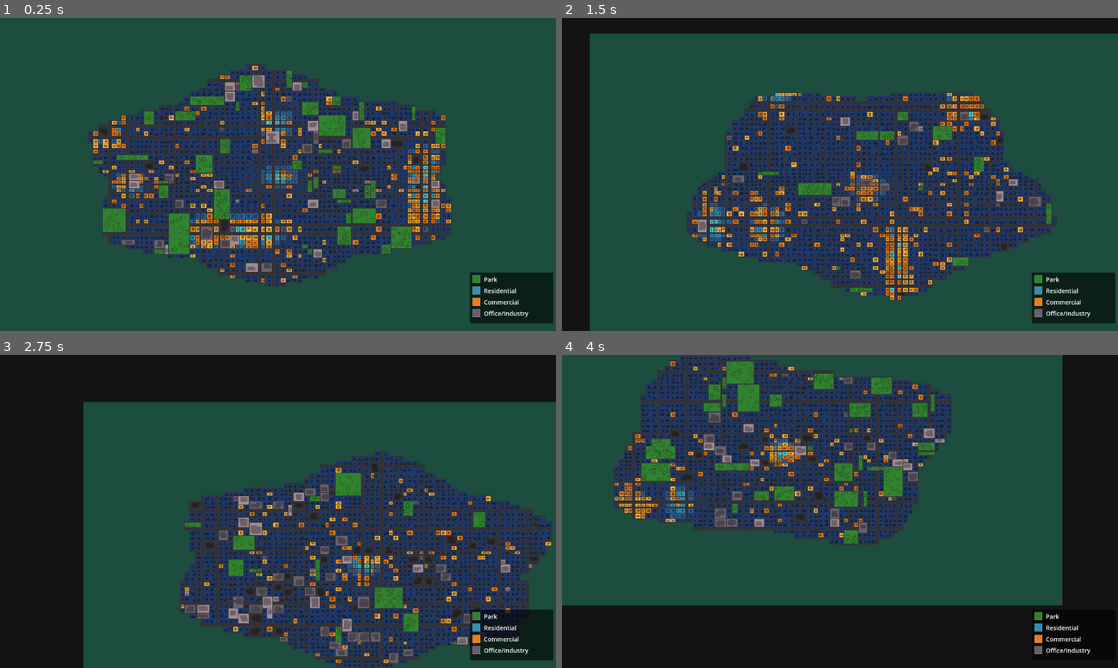
Above: before the commit, frames 1-4 (two rows, left to right).
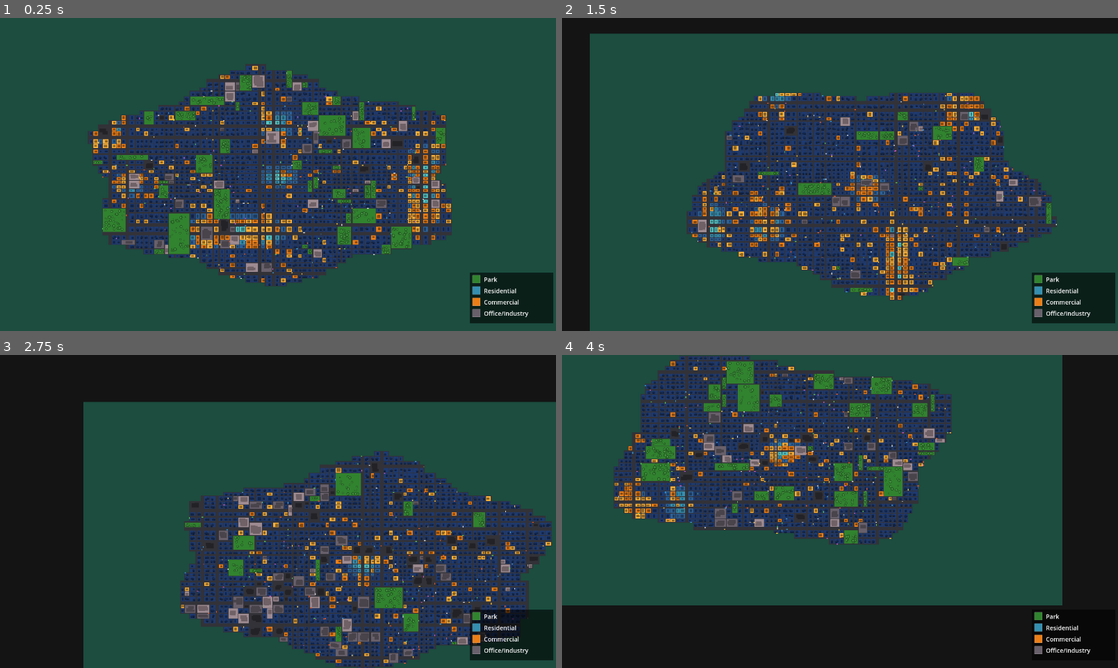
Above: after the commit, the same moments.

Repository: estebanm123/transit
Game: Godot game, scene res://Main.tscn
The game is run twice, just before and just after one commit, with the same random seed, the same clock (stepped at 60 frames per second) and the same inputs.
Inputs (mouse positions are in pixels of both pictures, inside the frame that each line leads up to):
- Up to frame 1 (0.25 s): no input
- Up to frame 2 (1.5 s): tap Enter at 0.5 s; move the mouse to (962, 158) at 0.52 s; tap R at 0.6 s; click (962, 158) at 0.67 s; drag from (728, 190) to (812, 237) at 1.27 s
- Up to frame 3 (2.75 s): move the mouse to (333, 442) at 2.02 s; tap R at 2.1 s; click (333, 442) at 2.17 s
- Up to frame 4 (4 s): drag from (812, 574) to (673, 464) at 2.77 s; move the mouse to (1006, 558) at 3.52 s; tap R at 3.6 s; click (1006, 558) at 3.67 s

The runs differ from the first frame. In frame 1, 0.2% of the frame differs, in the area x 17-81%, y 17-84%; in frame 2, 0.2%; in frame 3, 0.2%; in frame 4, 0.2%, in the area x 10-70%, y 1-61%.

Commit message:
add basic traffic

Diff:
--- a/Main.gd
+++ b/Main.gd
@@ -5,6 +5,7 @@
 
 var _generator: CityGenerator
 var _city: City
+var _traffic: Traffic
 var _zoom: float = 1.0
 var _pan: Vector2 = Vector2.ZERO
 var _dragging: bool = false
@@ -18,6 +19,13 @@
     _generator.rng.seed = 42
     _font = ThemeDB.fallback_font
     _city = _generator.generate()
+    _traffic = Traffic.new()
+    _traffic.init(_city)
+    set_process(true)
+
+
+func _process(delta: float) -> void:
+    _traffic.tick(_city, delta)
     queue_redraw()
 
 
@@ -41,6 +49,7 @@
     elif event is InputEventKey and event.pressed and event.keycode == KEY_R:
         _generator.rng.seed = _generator.rng.randi()
         _city = _generator.generate()
+        _traffic.init(_city)
         queue_redraw()
 
 
@@ -80,6 +89,8 @@
             var color: Color = _city.colors[row][col]
             draw_rect(rect, color)
             _drawZoneDetail(zone, color, _city.details[row][col])
+
+    _traffic.drawCars(self, _city)
 
     draw_set_transform(Vector2.ZERO, 0.0, Vector2.ONE)
     _drawLegend()
--- /dev/null
+++ b/Traffic.gd
@@ -0,0 +1,233 @@
+class_name Traffic extends RefCounted
+
+const CarCount: int = 200
+const CarSpeedMin: float = 25.0
+const CarSpeedMax: float = 55.0
+const CarLength: float = 3.5
+const CarWidth: float = 1.8
+
+const CarColors: Array = [
+	Color("#d8d8d8"),
+	Color("#f0c040"),
+	Color("#e05828"),
+	Color("#3898d8"),
+	Color("#58c058"),
+	Color("#c858c8"),
+]
+
+var _cars: Array = []
+var _rng: RandomNumberGenerator = RandomNumberGenerator.new()
+
+
+func init(city: City) -> void:
+	_rng.seed = 99991
+	_cars.clear()
+	var attempts: int = 0
+	while _cars.size() < CarCount and attempts < CarCount * 30:
+		attempts += 1
+		var car: Dictionary = _spawnCar(city)
+		if not car.is_empty():
+			_cars.append(car)
+
+
+func tick(city: City, delta: float) -> void:
+	for car in _cars:
+		_advanceCar(city, car, delta)
+
+
+func drawCars(canvas: Node2D, city: City) -> void:
+	for car in _cars:
+		var segStart := Vector2(
+				_vertStreetCenterX(city, car.fromVertStreet),
+				_horzStreetCenterY(city, car.fromHorzStreet))
+		var segEnd := Vector2(
+				_vertStreetCenterX(city, car.toVertStreet),
+				_horzStreetCenterY(city, car.toHorzStreet))
+		var center: Vector2 = segStart.lerp(segEnd, car.t) + car.laneOffset
+		var forward: Vector2 = car.forward
+		var sideways: Vector2 = Vector2(-forward.y, forward.x)
+		canvas.draw_colored_polygon(PackedVector2Array([
+			center + forward * (CarLength * 0.5) + sideways * (CarWidth * 0.5),
+			center + forward * (CarLength * 0.5) - sideways * (CarWidth * 0.5),
+			center - forward * (CarLength * 0.5) - sideways * (CarWidth * 0.5),
+			center - forward * (CarLength * 0.5) + sideways * (CarWidth * 0.5),
+		]), car.color)
+
+
+# X position of the center of vertical street vertStreetIdx (0..Cols).
+func _vertStreetCenterX(city: City, vertStreetIdx: int) -> float:
+	if vertStreetIdx < City.Cols:
+		return city._colXPositions[vertStreetIdx] - city.vertStreetWidths[vertStreetIdx] * 0.5
+	return city._colXPositions[City.Cols - 1] + city._colWidths[City.Cols - 1] \
+			+ city.vertStreetWidths[City.Cols] * 0.5
+
+
+# Y position of the center of horizontal street horzStreetIdx (0..Rows).
+func _horzStreetCenterY(city: City, horzStreetIdx: int) -> float:
+	if horzStreetIdx < City.Rows:
+		return city._rowYPositions[horzStreetIdx] - city.horzStreetWidths[horzStreetIdx] * 0.5
+	return city._rowYPositions[City.Rows - 1] + city._rowHeights[City.Rows - 1] \
+			+ city.horzStreetWidths[City.Rows] * 0.5
+
+
+# Is the horizontal segment from intersection (vertStreetIdx, horzStreetIdx)
+# to (vertStreetIdx+1, horzStreetIdx) passable?
+func _horzSegmentUsable(city: City, vertStreetIdx: int, horzStreetIdx: int) -> bool:
+	if vertStreetIdx < 0 or vertStreetIdx >= City.Cols \
+			or horzStreetIdx < 0 or horzStreetIdx > City.Rows:
+		return false
+	if city.horzStreetWidths[horzStreetIdx] < 0.5:
+		return false
+	var hasBlockAbove: bool = horzStreetIdx > 0 \
+			and city.zones[horzStreetIdx - 1][vertStreetIdx] != Zone.Empty
+	var hasBlockBelow: bool = horzStreetIdx < City.Rows \
+			and city.zones[horzStreetIdx][vertStreetIdx] != Zone.Empty
+	if not hasBlockAbove and not hasBlockBelow:
+		return false
+	if horzStreetIdx == 0 or horzStreetIdx == City.Rows:
+		return true
+	return city.parcelOwner[horzStreetIdx - 1][vertStreetIdx] \
+			!= city.parcelOwner[horzStreetIdx][vertStreetIdx]
+
+
+# Is the vertical segment from intersection (vertStreetIdx, horzStreetIdx)
+# to (vertStreetIdx, horzStreetIdx+1) passable?
+func _vertSegmentUsable(city: City, vertStreetIdx: int, horzStreetIdx: int) -> bool:
+	if vertStreetIdx < 0 or vertStreetIdx > City.Cols \
+			or horzStreetIdx < 0 or horzStreetIdx >= City.Rows:
+		return false
+	if city.vertStreetWidths[vertStreetIdx] < 0.5:
+		return false
+	var hasBlockLeft: bool = vertStreetIdx > 0 \
+			and city.zones[horzStreetIdx][vertStreetIdx - 1] != Zone.Empty
+	var hasBlockRight: bool = vertStreetIdx < City.Cols \
+			and city.zones[horzStreetIdx][vertStreetIdx] != Zone.Empty
+	if not hasBlockLeft and not hasBlockRight:
+		return false
+	if vertStreetIdx == 0 or vertStreetIdx == City.Cols:
+		return true
+	return city.parcelOwner[horzStreetIdx][vertStreetIdx - 1] \
+			!= city.parcelOwner[horzStreetIdx][vertStreetIdx]
+
+
+func _calcLaneOffset(forward: Vector2, streetWidth: float) -> Vector2:
+	return Vector2(-forward.y, forward.x) * streetWidth * 0.22
+
+
+func _spawnCar(city: City) -> Dictionary:
+	var isHorizontalSegment: bool = _rng.randf() < 0.5
+	var fromVertStreet: int
+	var fromHorzStreet: int
+	var toVertStreet: int
+	var toHorzStreet: int
+
+	if isHorizontalSegment:
+		fromVertStreet = _rng.randi_range(0, City.Cols - 1)
+		fromHorzStreet = _rng.randi_range(0, City.Rows)
+		if not _horzSegmentUsable(city, fromVertStreet, fromHorzStreet):
+			return {}
+		toVertStreet = fromVertStreet + 1
+		toHorzStreet = fromHorzStreet
+	else:
+		fromVertStreet = _rng.randi_range(0, City.Cols)
+		fromHorzStreet = _rng.randi_range(0, City.Rows - 1)
+		if not _vertSegmentUsable(city, fromVertStreet, fromHorzStreet):
+			return {}
+		toVertStreet = fromVertStreet
+		toHorzStreet = fromHorzStreet + 1
+
+	var segStart := Vector2(
+			_vertStreetCenterX(city, fromVertStreet),
+			_horzStreetCenterY(city, fromHorzStreet))
+	var segEnd := Vector2(
+			_vertStreetCenterX(city, toVertStreet),
+			_horzStreetCenterY(city, toHorzStreet))
+	var segLength: float = segStart.distance_to(segEnd)
+	if segLength < 0.5:
+		return {}
+
+	var forward: Vector2 = (segEnd - segStart) / segLength
+	var streetWidth: float = city.horzStreetWidths[fromHorzStreet] \
+			if isHorizontalSegment else city.vertStreetWidths[fromVertStreet]
+
+	return {
+		"fromVertStreet": fromVertStreet,
+		"fromHorzStreet": fromHorzStreet,
+		"toVertStreet": toVertStreet,
+		"toHorzStreet": toHorzStreet,
+		"t": _rng.randf(),
+		"speed": _rng.randf_range(CarSpeedMin, CarSpeedMax),
+		"segLength": segLength,
+		"forward": forward,
+		"laneOffset": _calcLaneOffset(forward, streetWidth),
+		"color": CarColors[_rng.randi() % CarColors.size()],
+	}
+
+
+func _advanceCar(city: City, car: Dictionary, delta: float) -> void:
+	car.t += car.speed * delta / car.segLength
+	if car.t < 1.0:
+		return
+
+	var overflow: float = car.t - 1.0
+	var arrivedVertStreet: int = car.toVertStreet
+	var arrivedHorzStreet: int = car.toHorzStreet
+
+	var neighbors: Array = _getExitSegments(
+			city, arrivedVertStreet, arrivedHorzStreet,
+			car.fromVertStreet, car.fromHorzStreet)
+	var nextToVertStreet: int
+	var nextToHorzStreet: int
+	if neighbors.is_empty():
+		nextToVertStreet = car.fromVertStreet
+		nextToHorzStreet = car.fromHorzStreet
+	else:
+		var chosen: Array = neighbors[_rng.randi() % neighbors.size()]
+		nextToVertStreet = chosen[0]
+		nextToHorzStreet = chosen[1]
+
+	car.fromVertStreet = arrivedVertStreet
+	car.fromHorzStreet = arrivedHorzStreet
+	car.toVertStreet = nextToVertStreet
+	car.toHorzStreet = nextToHorzStreet
+
+	var segStart := Vector2(
+			_vertStreetCenterX(city, arrivedVertStreet),
+			_horzStreetCenterY(city, arrivedHorzStreet))
+	var segEnd := Vector2(
+			_vertStreetCenterX(city, nextToVertStreet),
+			_horzStreetCenterY(city, nextToHorzStreet))
+	car.segLength = segStart.distance_to(segEnd)
+	if car.segLength < 0.5:
+		car.segLength = 0.5
+
+	car.forward = (segEnd - segStart) / car.segLength
+
+	var isHorizontalSegment: bool = (nextToHorzStreet == arrivedHorzStreet)
+	var streetWidth: float = city.horzStreetWidths[arrivedHorzStreet] \
+			if isHorizontalSegment else city.vertStreetWidths[arrivedVertStreet]
+	car.laneOffset = _calcLaneOffset(car.forward, streetWidth)
+
+	car.t = overflow / car.segLength
+
+
+func _getExitSegments(city: City, vertStreetIdx: int, horzStreetIdx: int,
+		cameFromVertStreet: int, cameFromHorzStreet: int) -> Array:
+	var exits: Array = []
+	# East
+	if not (cameFromVertStreet == vertStreetIdx + 1 and cameFromHorzStreet == horzStreetIdx) \
+			and _horzSegmentUsable(city, vertStreetIdx, horzStreetIdx):
+		exits.append([vertStreetIdx + 1, horzStreetIdx])
+	# West
+	if not (cameFromVertStreet == vertStreetIdx - 1 and cameFromHorzStreet == horzStreetIdx) \
+			and _horzSegmentUsable(city, vertStreetIdx - 1, horzStreetIdx):
+		exits.append([vertStreetIdx - 1, horzStreetIdx])
+	# South
+	if not (cameFromVertStreet == vertStreetIdx and cameFromHorzStreet == horzStreetIdx + 1) \
+			and _vertSegmentUsable(city, vertStreetIdx, horzStreetIdx):
+		exits.append([vertStreetIdx, horzStreetIdx + 1])
+	# North
+	if not (cameFromVertStreet == vertStreetIdx and cameFromHorzStreet == horzStreetIdx - 1) \
+			and _vertSegmentUsable(city, vertStreetIdx, horzStreetIdx - 1):
+		exits.append([vertStreetIdx, horzStreetIdx - 1])
+	return exits
Not shown, added: Traffic.gd.uid
Not shown, changed: AGENTS.md
